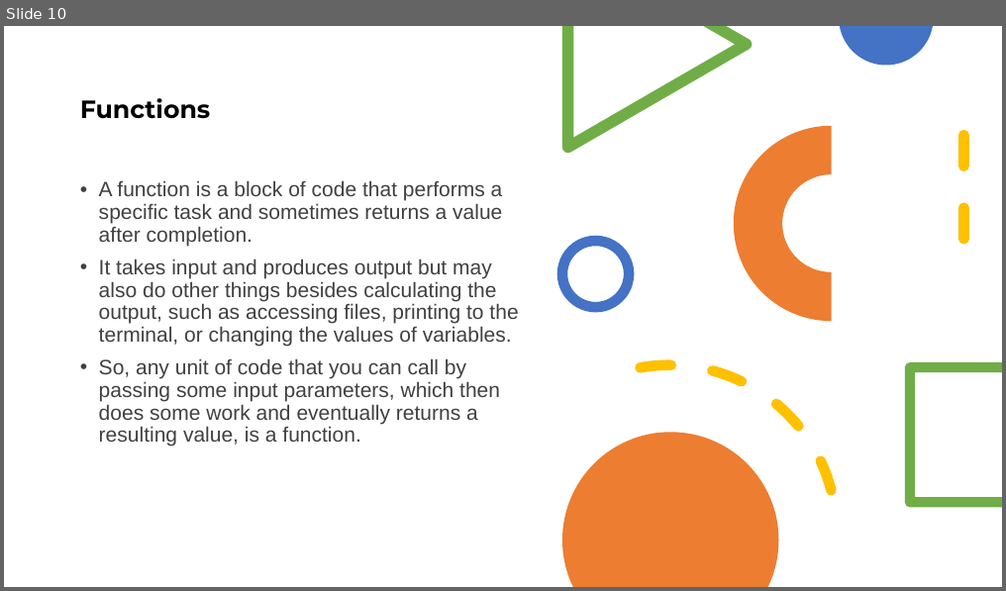
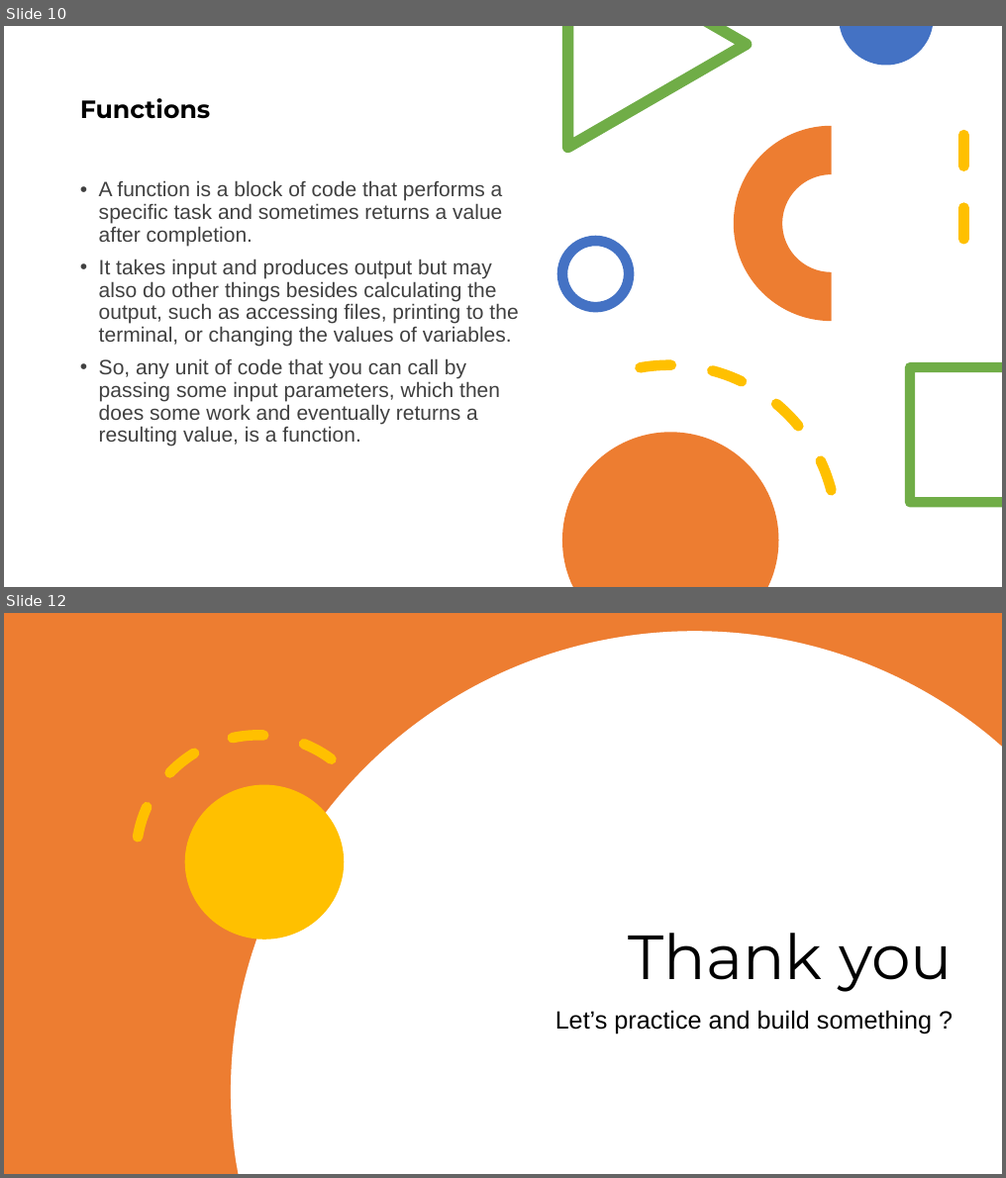
Before and after one commit to Mn-Nisar/Kannur_university_workshop, a slide deck: Python Masterclass.pptx. Shown one above the other, each under a label of ours: slide 10 before the commit, slides 10 and 12 after it; the slides between them are not shown. The pictures are 1006x591 and 1006x1178 pixels, drawn with LibreOffice and Linux fonts; fonts in the diff are those of the drawing. Boxes give left, top, right and bottom in pixels: in the first picture for what was removed or moved away, otherwise in the second. Text is boxed around its words. In the diff, an @@ line names an element or a change of style, - is before the commit and + after.

```diff
--- a/Python Masterclass.pptx
+++ b/Python Masterclass.pptx
@@ slide 12 added at (x1=4, y1=613, x2=1002, y2=1174), background #FFFFFF @@
@@ rectangle added at (x1=4, y1=613, x2=1002, y2=1174), fill #ED7D31 @@
@@ freeform shape added at (x1=231, y1=631, x2=1002, y2=1174), fill #FFFFFF @@
@@ arc (boxed as its full ellipse) added at (x1=86, y1=685, x2=431, y2=1030), outline #FFC000 10 pt dashed @@
@@ ellipse added at (x1=185, y1=785, x2=344, y2=940), fill #FFC000 @@
@@ text added at (x1=628, y1=933, x2=952, y2=992), 60 pt, text #000000 @@
+Thank you
@@ text added at (x1=555, y1=1010, x2=932, y2=1035), 24 pt, text #000000 @@
+Let’s practice and build something ?
```
Also in this commit, not shown: 4 slides changed, 1 other slide added, 13 other files.
